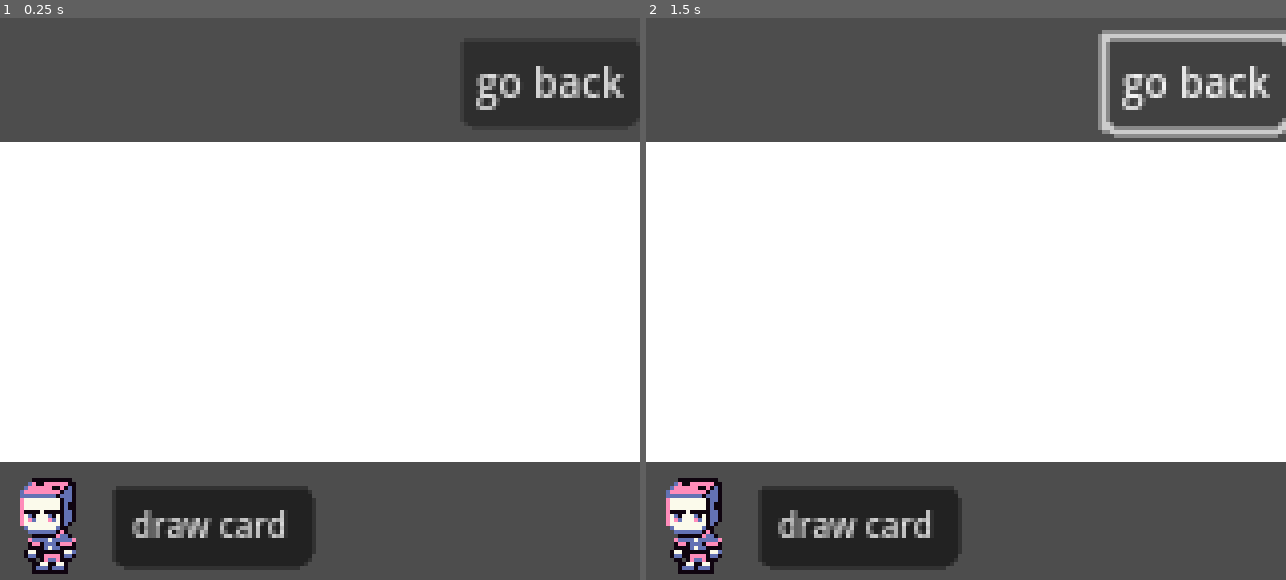
Above: before the commit, frames 1-2 (left to right).
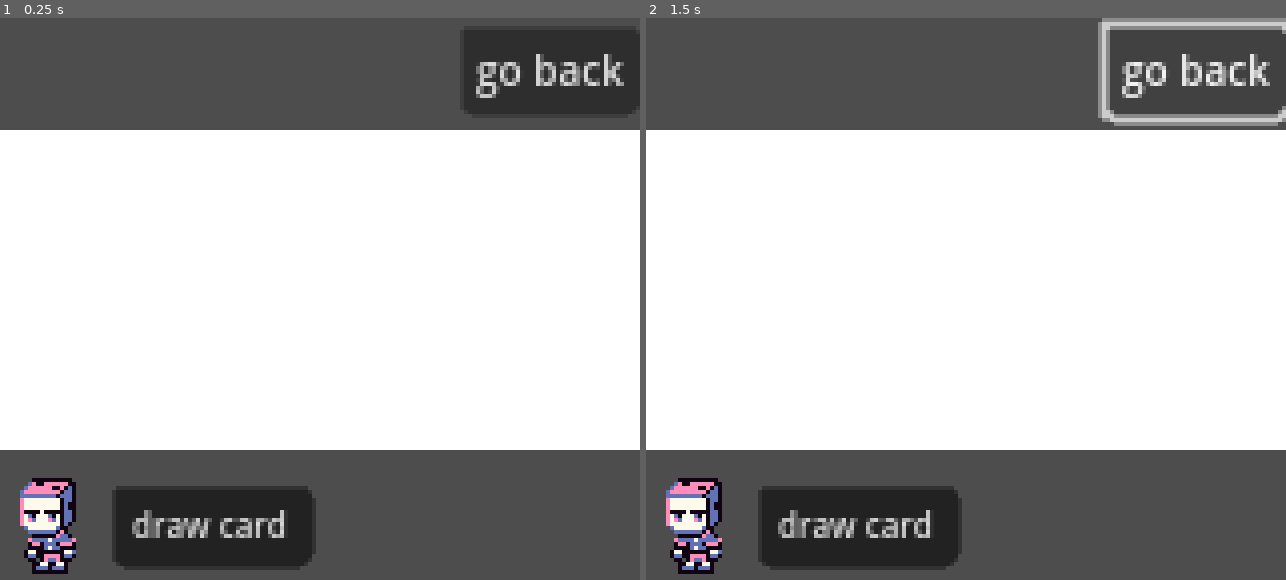
Above: after the commit, the same moments.

Repository: 0xspiderr/gbjam13_gamejam
Game: Godot game, scene res://scenes/combat/combat.tscn
Same seed, same stepped clock (60 frames per second), same inputs: the game is played once before the commit and once after it. This scene is started directly instead of the project's main scene.
Inputs:
- Up to frame 1 (0.25 s): no input
- Up to frame 2 (1.5 s): click "go back" at 0.5 s; hold D (right) from 1.28 s (still down)

The runs differ from the first frame. In frame 1, 6.0% of the frame differs, in the area x 0-100%, y 2-80%; in frame 2, 7.3%, in the area x 0-100%, y 0-80%.

Commit message:
button logic update for combat

Diff:
--- a/scenes/combat/combat.gd
+++ b/scenes/combat/combat.gd
@@ -1,100 +1,109 @@
 extends Control
 
 
+enum
+{
+	DRAW_CARD = 0,
+	ROLL_DICE = 1
+}
 @onready var draw_card_btn: Button = %DrawCardBtn
 @onready var roll_dice_btn: Button = %RollDiceBtn
 @onready var button_container: PanelContainer = %ButtonContainer
 @onready var combat_indicator_label: Label = %CombatIndicatorLabel
-@onready var cooldown_timer: Timer = $CooldownTimer
 @onready var card: ColorRect = %Card
 @onready var card_value_label: Label = %CardValueLabel
+@onready var text_animation_player: AnimationPlayer = $MarginContainer/VBoxContainer/HBoxContainer4/HBoxContainer3/TextAnimationPlayer
 
 @export var tween_scale_up: Vector2 = Vector2(1.0, 1.0)
 @export var tween_scale_down: Vector2 = Vector2(0.9, 0.9)
-var _can_interact: bool = true
+@export var _can_interact: bool = true
 
+var buttons: Array[Button] = []
+var current_button: int = 0
 
 func _ready() -> void:
 	SoundManager.change_music_stream(SoundManager.COMBAT)
 
-	draw_card_btn.disabled = false
-	draw_card_btn.visible = true
-	roll_dice_btn.disabled = true
-	roll_dice_btn.visible = false
+	for button in button_container.get_children():
+		buttons.append(button)
+
+	buttons[current_button].visible = true
+	buttons[current_button].disabled = false
 
 
-func _unhandled_input(event: InputEvent) -> void:
+func _input(event: InputEvent) -> void:
 	if not _can_interact:
 		return
 
 	if event.is_action_pressed("interact"):
 		_can_interact = false
-		var buttons = button_container.get_children()
-		for button in buttons:
-			if not button.visible:
-				continue
+		_button_action()
 
-			if button.name == "DrawCardBtn":
-				_draw_card()
-			elif button.name == "RollDiceBtn":
-				_roll_dice()
-
-			_tween_btn_scale(button)
-		cooldown_timer.start()
 
 
 #region BUTTON LOGIC
 # JUST FOR TESTING
 func _on_test_btn_pressed() -> void:
-	SoundManager.change_music_stream(SoundManager.MAIN_MENU_OGG)
+	SoundManager.change_music_stream(SoundManager.OVERWORLD)
 	EventBus.end_combat.emit()
 
 
-func _buttons_toggle() -> void:
-	draw_card_btn.disabled = !draw_card_btn.disabled
-	draw_card_btn.visible = !draw_card_btn.visible
-	roll_dice_btn.disabled = !roll_dice_btn.disabled
-	roll_dice_btn.visible = !roll_dice_btn.disabled
+func _button_toggle() -> void:
+	buttons[current_button].visible = false
+	buttons[current_button].disabled = true
+
+	current_button = (current_button + 1) % buttons.size()
+	buttons[current_button].visible = true
+	buttons[current_button].disabled = false
 #endregion
 
 
 #region TWEENS
 func _tween_btn_scale(button: Button) -> void:
 	var tween: Tween = create_tween()
-	tween.finished.connect(_on_tween_finished)
 	tween.tween_property(button, "scale", tween_scale_down, 0.2)
 	tween.tween_property(button, "scale", tween_scale_up, 0.2)
-
-
-func _on_tween_finished() -> void:
-	_buttons_toggle()
 #endregion
 
 
 #region COMBAT LOGIC
+func _button_action() -> void:
+	match current_button:
+		DRAW_CARD:
+			_draw_card()
+		ROLL_DICE:
+			_roll_dice()
+
+
 func _draw_card() -> void:
+	SoundManager.play_sfx(SoundManager.FLIP_CARD, false)
 	combat_indicator_label.text = ""
 	card_value_label.text = ""
 
-	var card_value: int = randi_range(1, 11)
-	card_value_label.text = str(card_value)
-	_draw_text("You drew %s" % card_value, combat_indicator_label)
-	SoundManager.play_sfx(SoundManager.FLIP_CARD)
+	var player_card_value: int = randi_range(1, 13)
+	var enemy_card_value: int = randi_range(1, 13)
+
+	if player_card_value > enemy_card_value:
+		_button_toggle()
+
+	_draw_text("You drew %s\nenemy drew %s" % [player_card_value, enemy_card_value], combat_indicator_label)
 
 
 func _roll_dice() -> void:
 	combat_indicator_label.text = ""
-	var first_dice_value: int = randi_range(1, 6)
-	var second_dice_value: int = randi_range(1, 6)
-	_draw_text("You rolled %s & %s" % [first_dice_value, second_dice_value], combat_indicator_label)
+	var first_player_dice_value: int = randi_range(1, 6)
+	var second_player_dice_value: int = randi_range(1, 6)
+
+	_button_toggle()
+	_draw_text("You rolled %s & %s" % [first_player_dice_value, second_player_dice_value], combat_indicator_label)
 
 #endregion
 
 
 func _draw_text(text: String, label: Label) -> void:
-	for char in text:
-		await get_tree().create_timer(0.1).timeout
-		label.text += char
-	# wait for one second so the player can read the text
-	await get_tree().create_timer(1.0).timeout
-	_can_interact = true
+	# draw text letter by letter
+	#SoundManager.play_sfx(SoundManager.DIALOGUE_1, true)
+	label.text = text
+	text_animation_player.play(&"character")
+	await text_animation_player.animation_finished
+	#SoundManager.stop_sfx()
--- a/scenes/combat/combat.tscn
+++ b/scenes/combat/combat.tscn
@@ -1,7 +1,69 @@
-[gd_scene load_steps=3 format=3 uid="uid://cnseaei7cyk0j"]
+[gd_scene load_steps=6 format=3 uid="uid://cnseaei7cyk0j"]
 
 [ext_resource type="Script" uid="uid://ckmfpkw5erjvw" path="res://scenes/combat/combat.gd" id="1_5vqsm"]
 [ext_resource type="Texture2D" uid="uid://c6wddf3aubqja" path="res://assets/sprites/player/dice-sprite.png" id="2_6aonj"]
+
+[sub_resource type="Animation" id="Animation_6aonj"]
+resource_name = "character"
+length = 2.0
+step = 0.0
+tracks/0/type = "value"
+tracks/0/imported = false
+tracks/0/enabled = true
+tracks/0/path = NodePath("%CombatIndicatorLabel:visible_ratio")
+tracks/0/interp = 1
+tracks/0/loop_wrap = true
+tracks/0/keys = {
+"times": PackedFloat32Array(0, 2),
+"transitions": PackedFloat32Array(1, 1),
+"update": 0,
+"values": [0.0, 1.0]
+}
+tracks/1/type = "value"
+tracks/1/imported = false
+tracks/1/enabled = true
+tracks/1/path = NodePath("../../../..:_can_interact")
+tracks/1/interp = 1
+tracks/1/loop_wrap = true
+tracks/1/keys = {
+"times": PackedFloat32Array(2),
+"transitions": PackedFloat32Array(1),
+"update": 1,
+"values": [true]
+}
+
+[sub_resource type="Animation" id="Animation_pqpfu"]
+length = 0.001
+tracks/0/type = "value"
+tracks/0/imported = false
+tracks/0/enabled = true
+tracks/0/path = NodePath("%CombatIndicatorLabel:visible_ratio")
+tracks/0/interp = 1
+tracks/0/loop_wrap = true
+tracks/0/keys = {
+"times": PackedFloat32Array(0),
+"transitions": PackedFloat32Array(1),
+"update": 0,
+"values": [0.0]
+}
+tracks/1/type = "value"
+tracks/1/imported = false
+tracks/1/enabled = true
+tracks/1/path = NodePath("../../../..:_can_interact")
+tracks/1/interp = 1
+tracks/1/loop_wrap = true
+tracks/1/keys = {
+"times": PackedFloat32Array(0),
+"transitions": PackedFloat32Array(1),
+"update": 1,
+"values": [true]
+}
+
+[sub_resource type="AnimationLibrary" id="AnimationLibrary_ltalu"]
+_data = {
+&"RESET": SubResource("Animation_pqpfu"),
+&"character": SubResource("Animation_6aonj")
+}
 
 [node name="Combat" type="Control"]
 layout_mode = 3
@@ -17,6 +79,10 @@
 anchors_preset = 15
 anchor_right = 1.0
 anchor_bottom = 1.0
+offset_left = -10.0
+offset_top = -5.0
+offset_right = 10.0
+offset_bottom = 5.0
 grow_horizontal = 2
 grow_vertical = 2
 theme_override_constants/margin_left = 10
@@ -95,6 +161,7 @@
 
 [node name="DrawCardBtn" type="Button" parent="MarginContainer/VBoxContainer/HBoxContainer4/HBoxContainer/ButtonContainer"]
 unique_name_in_owner = true
+visible = false
 custom_minimum_size = Vector2(50, 20)
 layout_mode = 2
 size_flags_horizontal = 4
@@ -120,11 +187,15 @@
 
 [node name="CombatIndicatorLabel" type="Label" parent="MarginContainer/VBoxContainer/HBoxContainer4/HBoxContainer3"]
 unique_name_in_owner = true
+custom_minimum_size = Vector2(70, 30)
 layout_mode = 2
 theme_override_font_sizes/font_size = 8
-
-[node name="CooldownTimer" type="Timer" parent="."]
-wait_time = 2.0
-one_shot = true
+visible_characters = 0
+visible_ratio = 0.0
+
+[node name="TextAnimationPlayer" type="AnimationPlayer" parent="MarginContainer/VBoxContainer/HBoxContainer4/HBoxContainer3"]
+libraries = {
+&"": SubResource("AnimationLibrary_ltalu")
+}
 
 [connection signal="pressed" from="MarginContainer/VBoxContainer/TestBtn" to="." method="_on_test_btn_pressed"]
--- a/scenes/game/game.gd
+++ b/scenes/game/game.gd
@@ -12,6 +12,7 @@
 
 #region BUILTIN METHODS
 func _ready() -> void:
+	SoundManager.change_music_stream(SoundManager.OVERWORLD)
 	EventBus.start_combat.connect(_on_start_combat)
 	EventBus.end_combat.connect(_on_end_combat)
 	_get_current_level()
--- a/singletons/player_data.gd
+++ b/singletons/player_data.gd
@@ -1,6 +1,9 @@
 extends Node
 
 
+var max_health: int = 10
+var current_health: int = 10
+var damage: int = 1
 var luck: float = 0.0
 var is_in_combat: bool = false
 
--- a/singletons/sound/sound_manager.gd
+++ b/singletons/sound/sound_manager.gd
@@ -7,11 +7,15 @@
 #region MUSIC PATHS
 const COMBAT = "res://sounds/music/Combat.ogg"
 const MAIN_MENU_OGG = "res://sounds/music/MainMenuOGG.ogg"
+const OVERWORLD = "res://sounds/music/Overworld.ogg"
 #endregion
 
 #region SFX PATHS
 const DOOR_OPEN = "res://sounds/sfx/DoorOpen.ogg"
 const FLIP_CARD = "res://sounds/sfx/FlipCard.ogg"
+const DIALOGUE_1 = "res://sounds/dialogue/Dialogue1.ogg"
+const DIALOGUE_2 = "res://sounds/dialogue/Dialogue2.ogg"
+const DIALOGUE_3 = "res://sounds/dialogue/Dialogue3.ogg"
 #endregion
 
 
@@ -24,9 +28,12 @@
 	music_stream_player.play()
 
 
-func play_sfx(path: String) -> void:
-	sfx_stream_player.stop()
-
+func play_sfx(path: String, is_looping: bool) -> void:
 	var stream = AudioStreamOggVorbis.load_from_file(path)
+	stream.loop = is_looping
 	sfx_stream_player.stream = stream
 	sfx_stream_player.play()
+
+
+func stop_sfx() -> void:
+	sfx_stream_player.stop()
Not shown, added: sounds/music/Overworld.ogg.import
Not shown, added: sounds/music/Overworld.ogg
